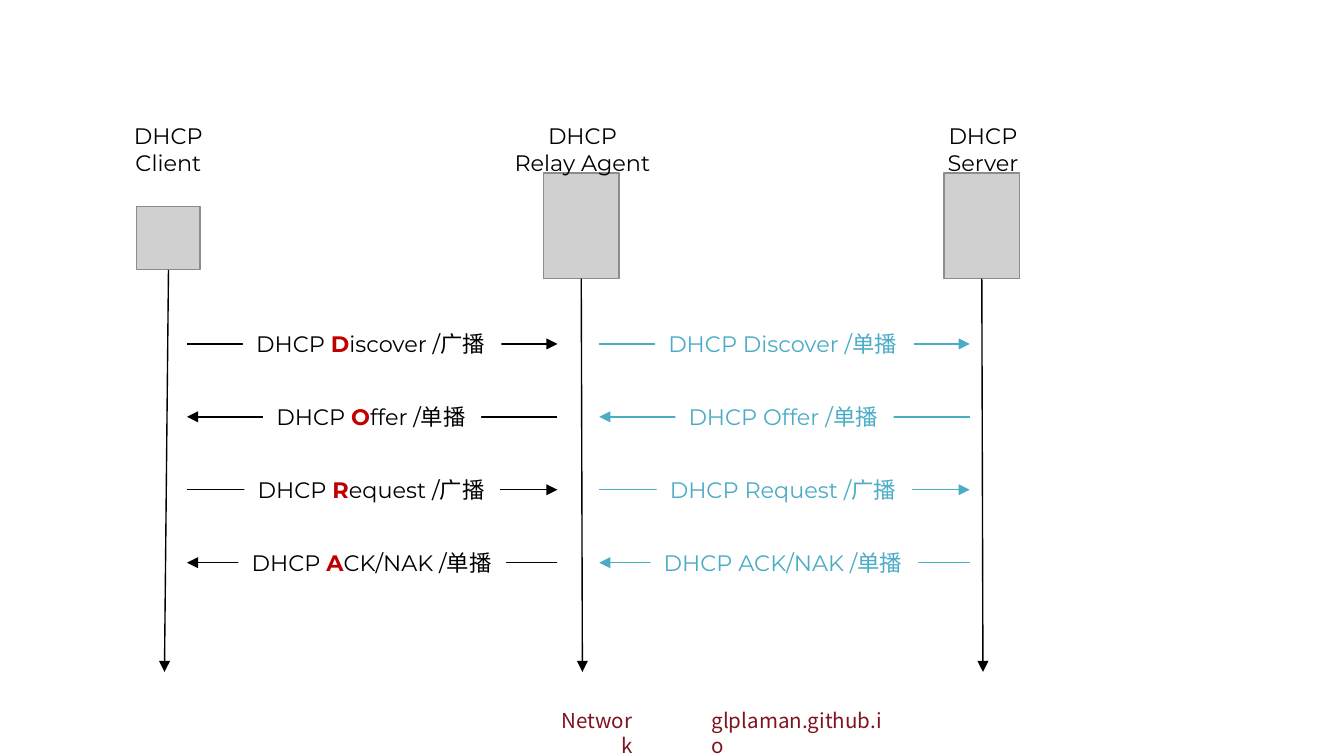
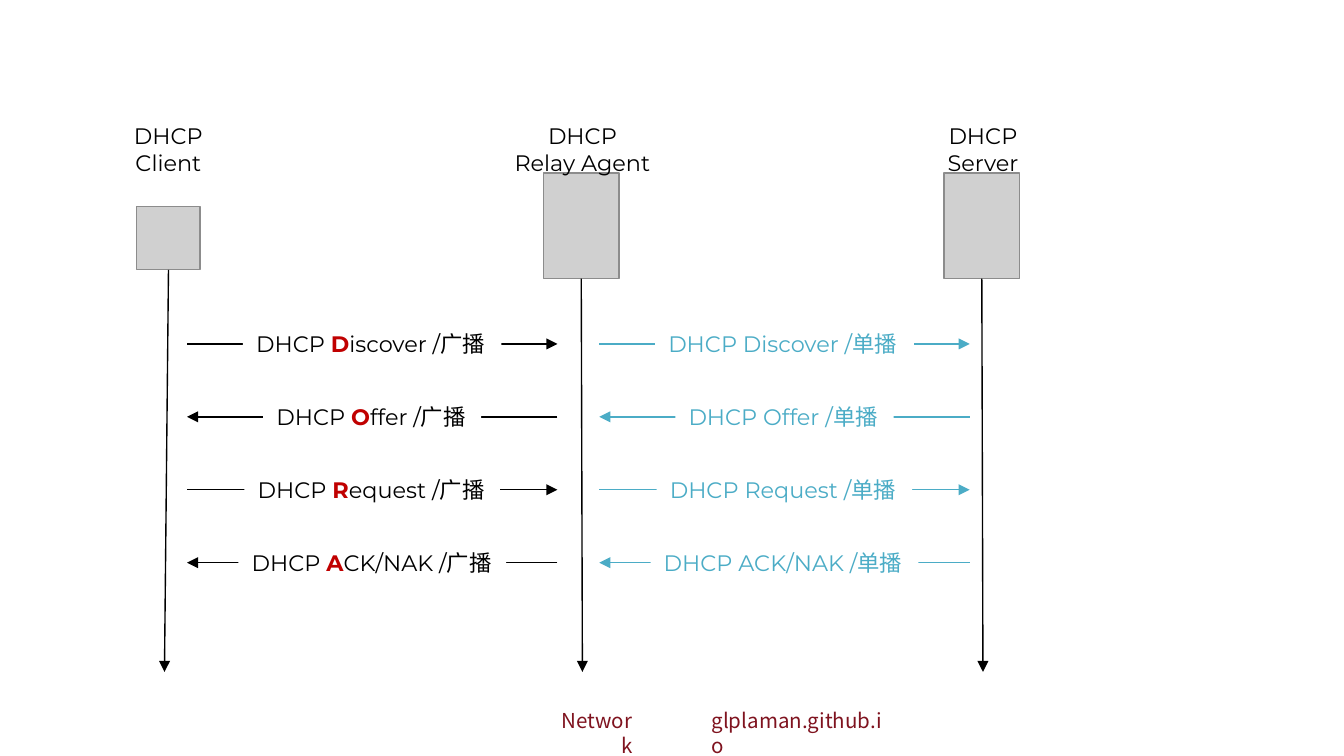
Before and after one commit to glplaman/glplaman.github.io, a slide deck: slide 180 of network/ppt/chap6.pptx. Drawn at 1344x756 pixels with LibreOffice and Linux fonts; fonts in the diff are those of the drawing; grey boxes stand for pictures; background and template pictures are left out. Boxes give left, top, right and bottom in pixels: in the first picture for what was removed or moved away, otherwise in the second. Text is boxed around its words. In the diff, an @@ line names an element or a change of style, - is before the commit and + after.

```diff
--- a/network/ppt/chap6.pptx
+++ b/network/ppt/chap6.pptx
@@ text at box(276, 406, 465, 428): text changed @@
-DHCP Offer /单播
+DHCP Offer /广播
@@ text at box(670, 479, 896, 503): text changed @@
-DHCP Request /广播
+DHCP Request /单播
@@ text at box(252, 552, 491, 574): text changed @@
-DHCP ACK/NAK /单播
+DHCP ACK/NAK /广播
```
Also in this commit, not shown: 2 other slides changed, 20 other files.
